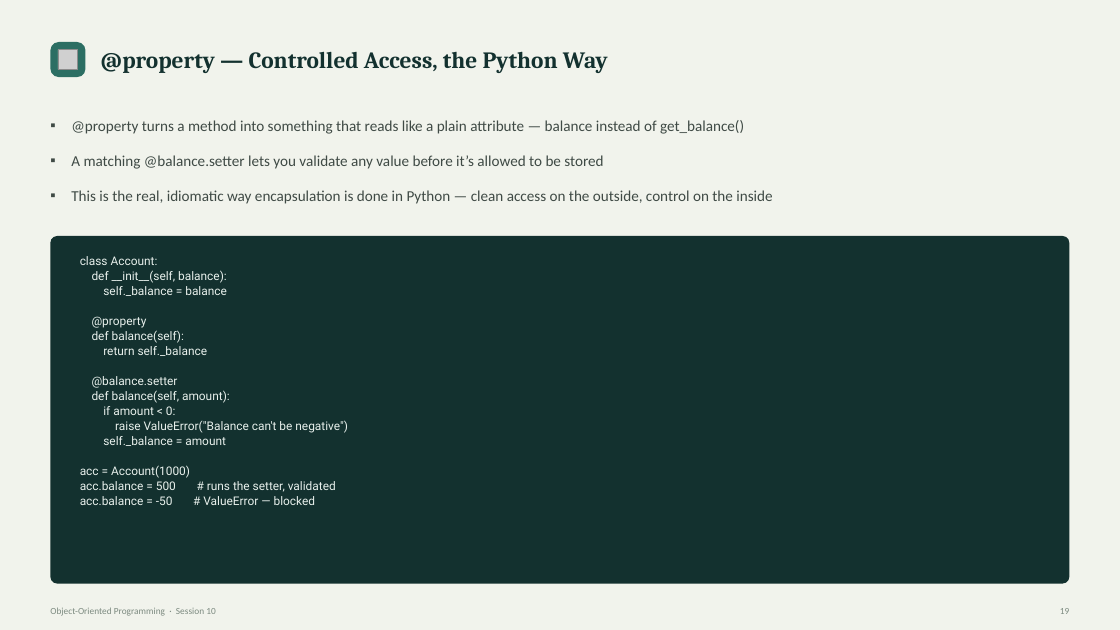
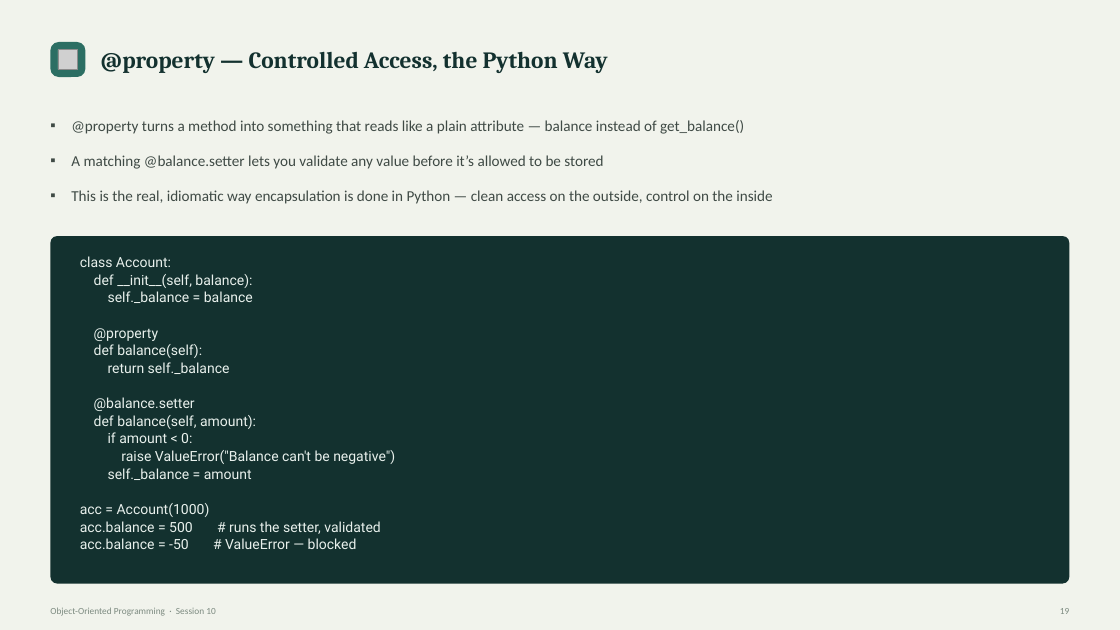
Before and after one commit to waseem-development/ai-ml-course, a slide deck: slide 19 of slides/1_python_slides/9_Object-Oriented Programming - Session 10.pptx. Drawn at 1120x630 pixels with LibreOffice and Linux fonts; fonts in the diff are those of the drawing; grey boxes stand for pictures. Boxes give left, top, right and bottom in pixels: in the first picture for what was removed or moved away, otherwise in the second. Text is boxed around its words. In the diff, an @@ line names an element or a change of style, - is before the commit and + after.

```diff
--- a/slides/1_python_slides/9_Object-Oriented Programming - Session 10.pptx
+++ b/slides/1_python_slides/9_Object-Oriented Programming - Session 10.pptx
@@ text "class Account:" at box(80, 256, 395, 549): size 10.2 to 12 pt @@
```
Also in this commit, not shown: 4 other slides changed, 3 other files.
